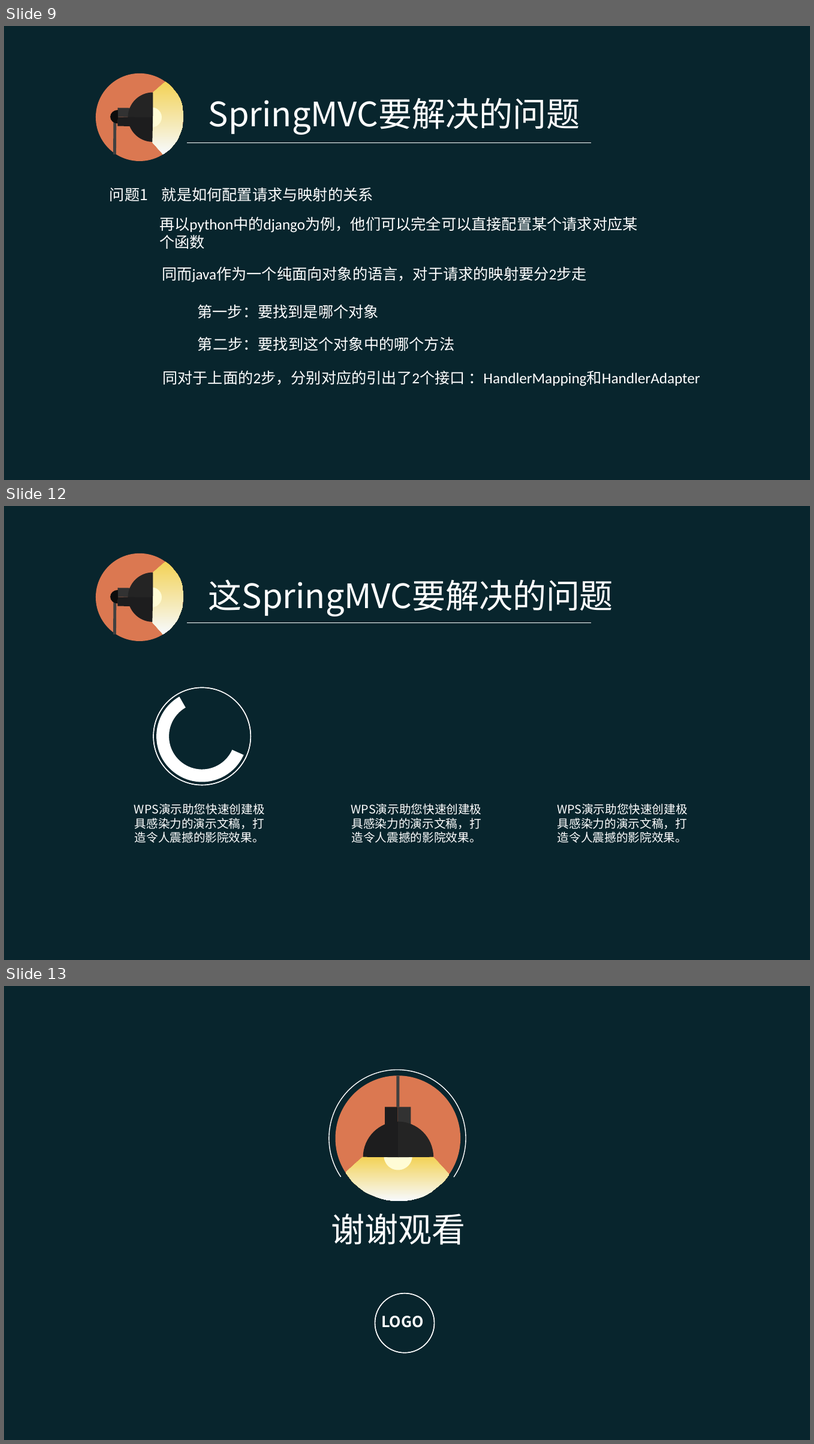
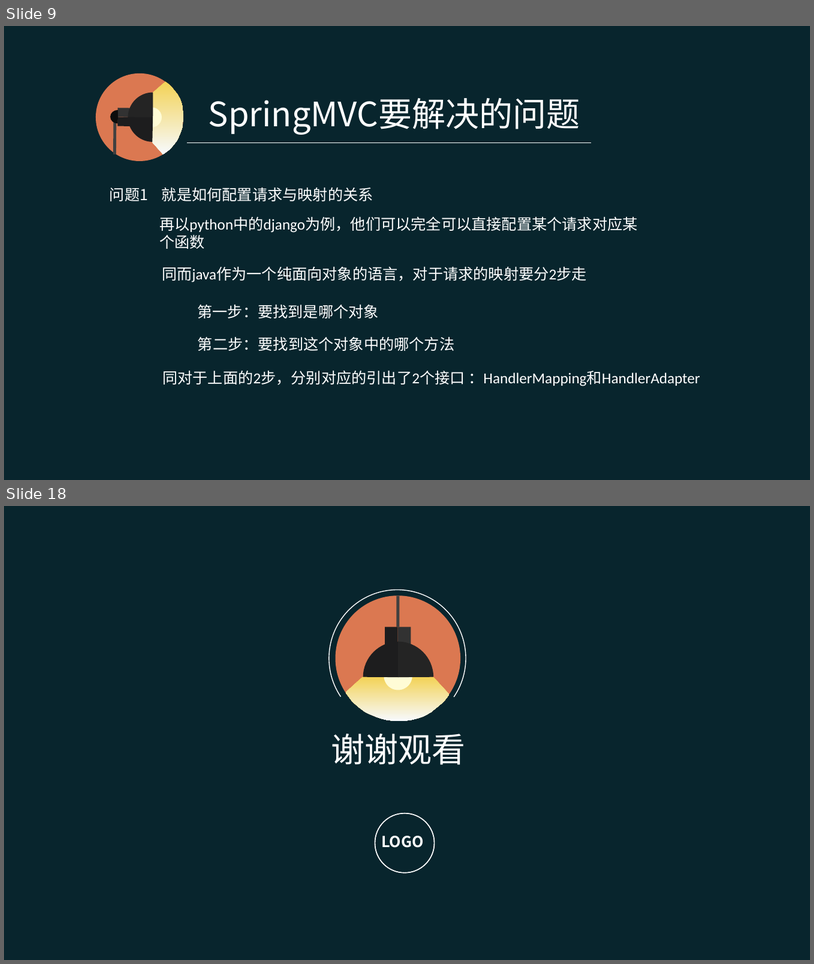
Before and after one commit to pingpangkuangmo/blog, a slide deck: 2015-4/SpringMVC的设计分享.ppt. Shown one above the other, each under a label of ours: slides 9, 12 and 13 before the commit, slides 9 and 18 after it; the slides between them are not shown. The pictures are 814x1444 and 814x964 pixels, drawn with LibreOffice and Linux fonts; fonts in the diff are those of the drawing. Boxes give left, top, right and bottom in pixels: in the first picture for what was removed or moved away, otherwise in the second. Text is boxed around its words. In the diff, an @@ line names an element or a change of style, - is before the commit and + after.

```diff
--- a/2015-4/SpringMVC的设计分享.ppt
+++ b/2015-4/SpringMVC的设计分享.ppt
@@ slide 12 removed at (4,506,810,960), background #08252D @@
@@ group removed at (95,553,184,642): 5 freeform shapes, 2 rectangles, 1 ellipse, 1 line @@
@@ text removed at (209,580,614,616) @@
-这SpringMVC要解决的问题
@@ line removed from (187, 622) to (591, 622) @@
@@ freeform shape removed at (141,676,262,796) @@
@@ freeform shape removed at (153,687,251,784) @@
@@ text removed at (135,817,264,843) @@
-WPS演示助您快速创建极具感染力的演示文稿，打造令人震撼的影院效果。
@@ text removed at (352,817,482,843) @@
-WPS演示助您快速创建极具感染力的演示文稿，打造令人震撼的影院效果。
@@ text removed at (558,817,687,843) @@
-WPS演示助您快速创建极具感染力的演示文稿，打造令人震撼的影院效果。
@@ what was slide 13 is now slide 18 @@
```
Also in this commit, not shown: 5 slides changed, 6 slides added.
